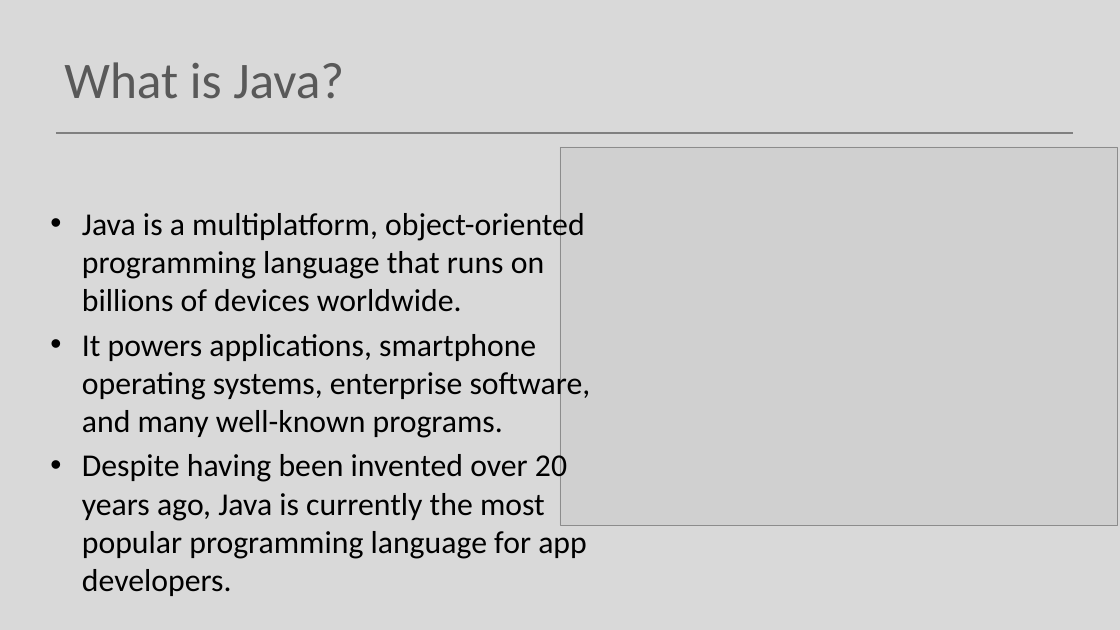
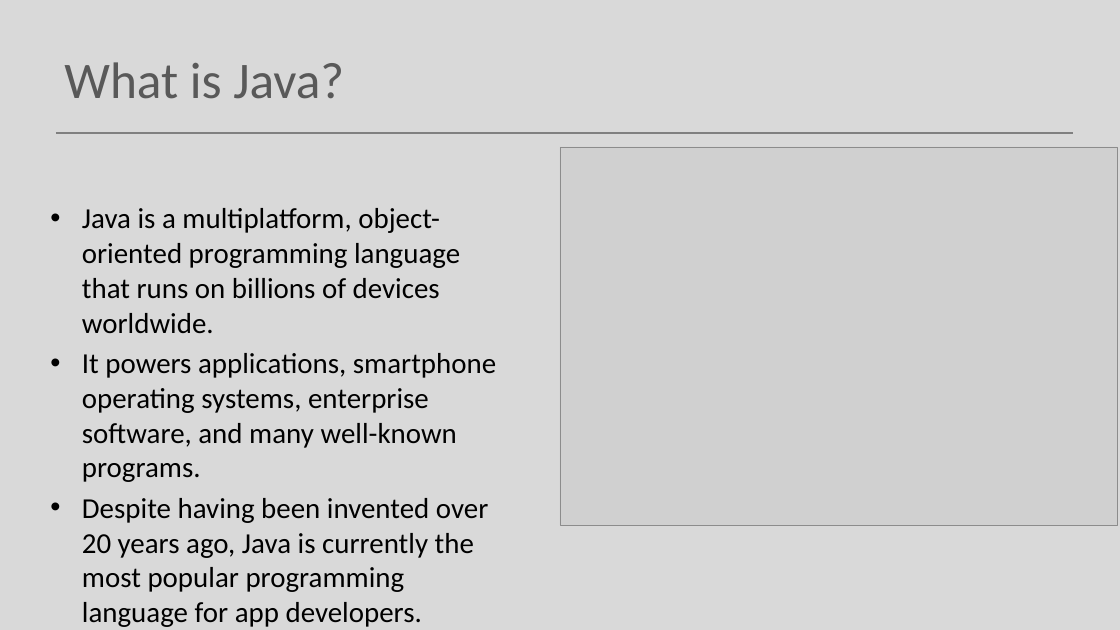
Before and after one commit to Programming-Fundamentals-SETU/prog-fund-1-sept-25, a slide deck: slide 6 of topic01-objects-and-classes/unit-1/talk-1-bluej/getting-started-bluej.pptx. Drawn at 1120x630 pixels with LibreOffice and Linux fonts; fonts in the diff are those of the drawing; grey boxes stand for pictures. Boxes give left, top, right and bottom in pixels: in the first picture for what was removed or moved away, otherwise in the second. Text is boxed around its words. In the diff, an @@ line names an element or a change of style, - is before the commit and + after.

```diff
--- a/topic01-objects-and-classes/unit-1/talk-1-bluej/getting-started-bluej.pptx
+++ b/topic01-objects-and-classes/unit-1/talk-1-bluej/getting-started-bluej.pptx
@@ text "Java is a multiplatform, object-oriented ..." at bbox=[82, 208, 496, 592]: size 27.2 to 24.8 pt @@
```
Also in this commit, not shown: 3 other files.
